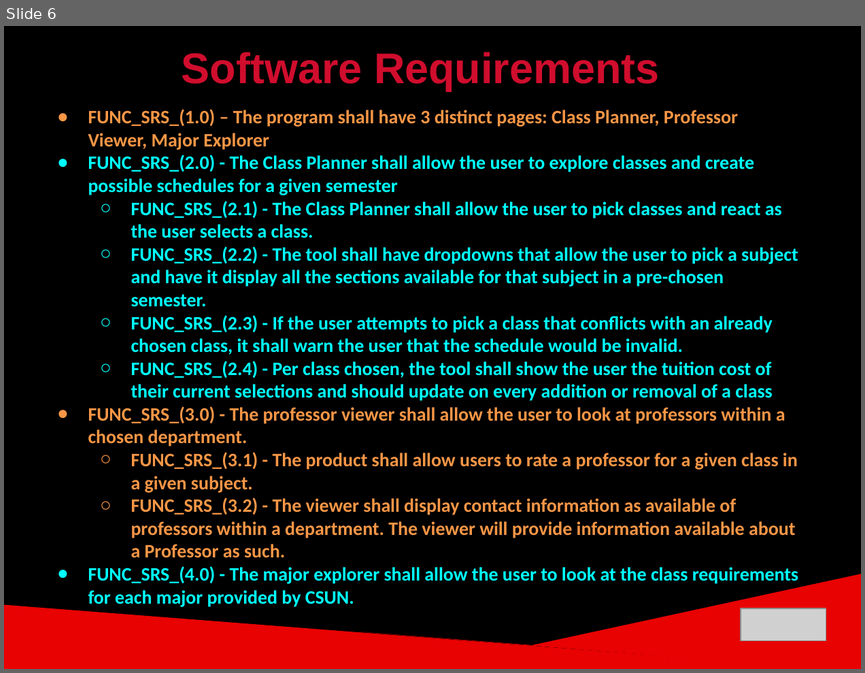
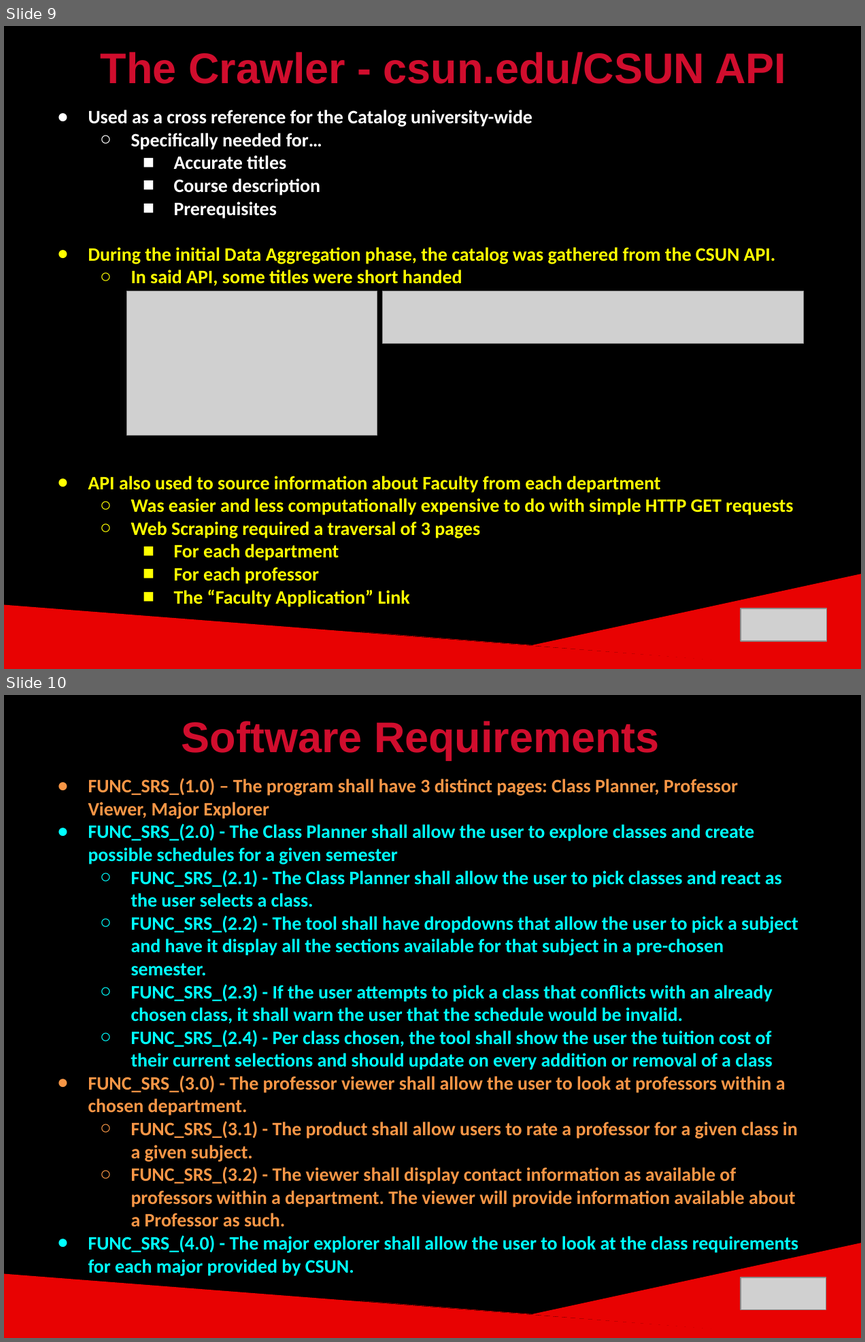
Before and after one commit to ckjarmon/CSUN-Dashboard, a slide deck: documentation/White Volley Girls - Final Project Presentation (Season 2).pptx. Shown one above the other, each under a label of ours: slide 6 before the commit, slides 9 and 10 after it. The pictures are 865x673 and 865x1342 pixels, drawn with LibreOffice and Linux fonts; fonts in the diff are those of the drawing; grey boxes stand for pictures. Boxes give left, top, right and bottom in pixels: in the first picture for what was removed or moved away, otherwise in the second. Text is boxed around its words. In the diff, an @@ line names an element or a change of style, - is before the commit and + after.

```diff
--- a/documentation/White Volley Girls - Final Project Presentation (Season 2).pptx
+++ b/documentation/White Volley Girls - Final Project Presentation (Season 2).pptx
@@ slide 9 added at [4, 26, 861, 669], background #000000; not listed: 2 template elements that a slide beside it also shows @@
@@ text added at [101, 52, 786, 84], 36 pt, text #D00D2D, bold @@
+The Crawler - csun.edu/CSUN API
@@ text added at [88, 110, 793, 607], 16 pt, text #FFFF00, bold @@
+● Used as a cross reference for the Catalog university-wide
+  ○ Specifically needed for…
+    ■ Accurate titles
+    ■ Course description
+    ■ Prerequisites
+● During the initial Data Aggregation phase, the catalog was gathered from the CSUN API.
+  ○ In said API, some titles were short handed
+● API also used to source information about Faculty from each department
+  ○ Was easier and less computationally expensive to do with simple HTTP GET requests
+  ○ Web Scraping required a traversal of 3 pages
+    ■ For each department
+    ■ For each professor
+    ■ The “Faculty Application” Link
@@ picture added at [126, 291, 377, 435] @@
@@ picture added at [383, 291, 804, 343] @@
@@ picture added at [740, 608, 827, 640] @@
@@ what was slide 6 is now slide 10 @@
```
Also in this commit, not shown: 5 slides changed, 7 other slides added, 3 slides removed.
